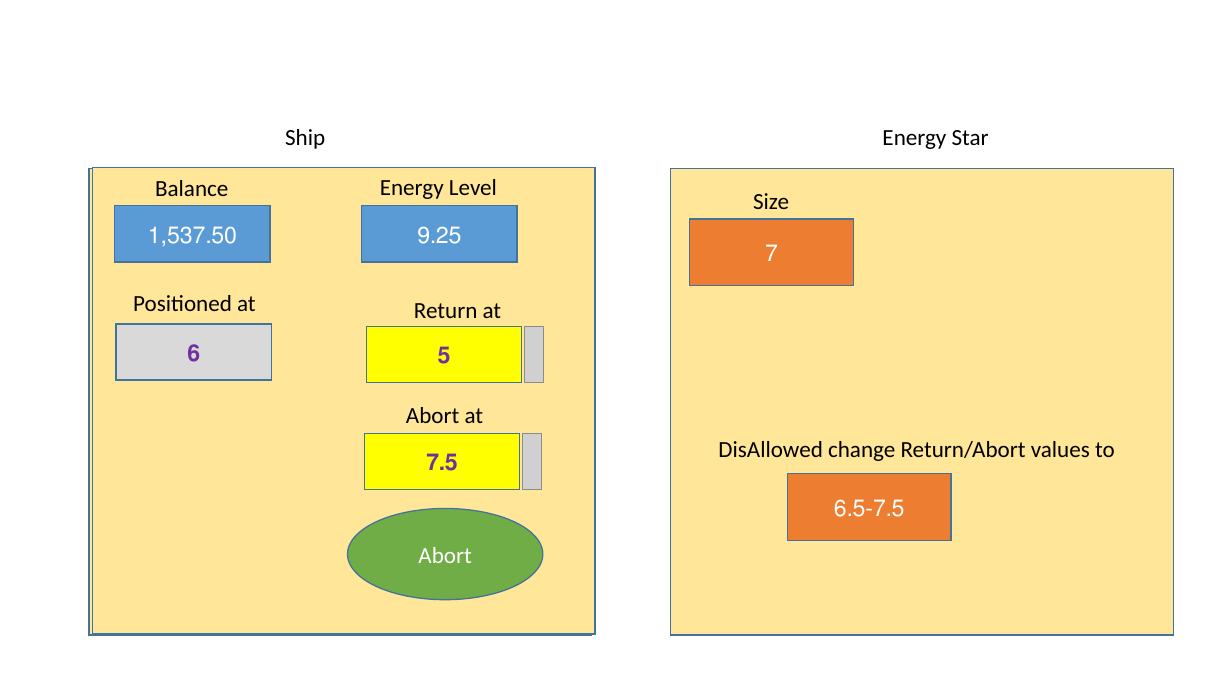
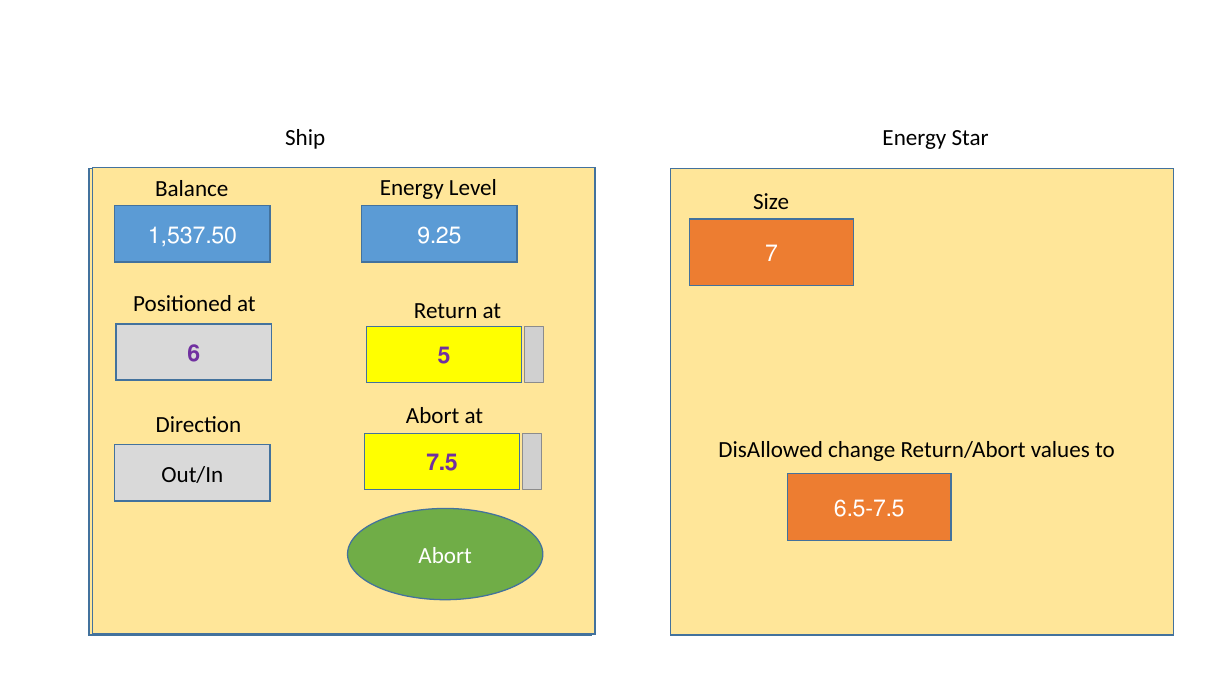
Before and after one commit to erezhasson/DTL, a slide deck: slide 6 of Documents/DTL MOC.pptx. Drawn at 1232x693 pixels with LibreOffice and Linux fonts; fonts in the diff are those of the drawing; grey boxes stand for pictures; background and template pictures are left out. Boxes give left, top, right and bottom in pixels: in the first picture for what was removed or moved away, otherwise in the second. Text is boxed around its words. In the diff, an @@ line names an element or a change of style, - is before the commit and + after.

```diff
--- a/Documents/DTL MOC.pptx
+++ b/Documents/DTL MOC.pptx
@@ text added at [156, 416, 242, 432], 18 pt, text #000000 @@
+Direction
@@ rectangle added at [115, 445, 270, 501], fill #D9D9D9, outline #43739E 1 pt, 18 pt, text #000000 @@
+Out/In
```
Also in this commit, not shown: 5 other slides changed.
